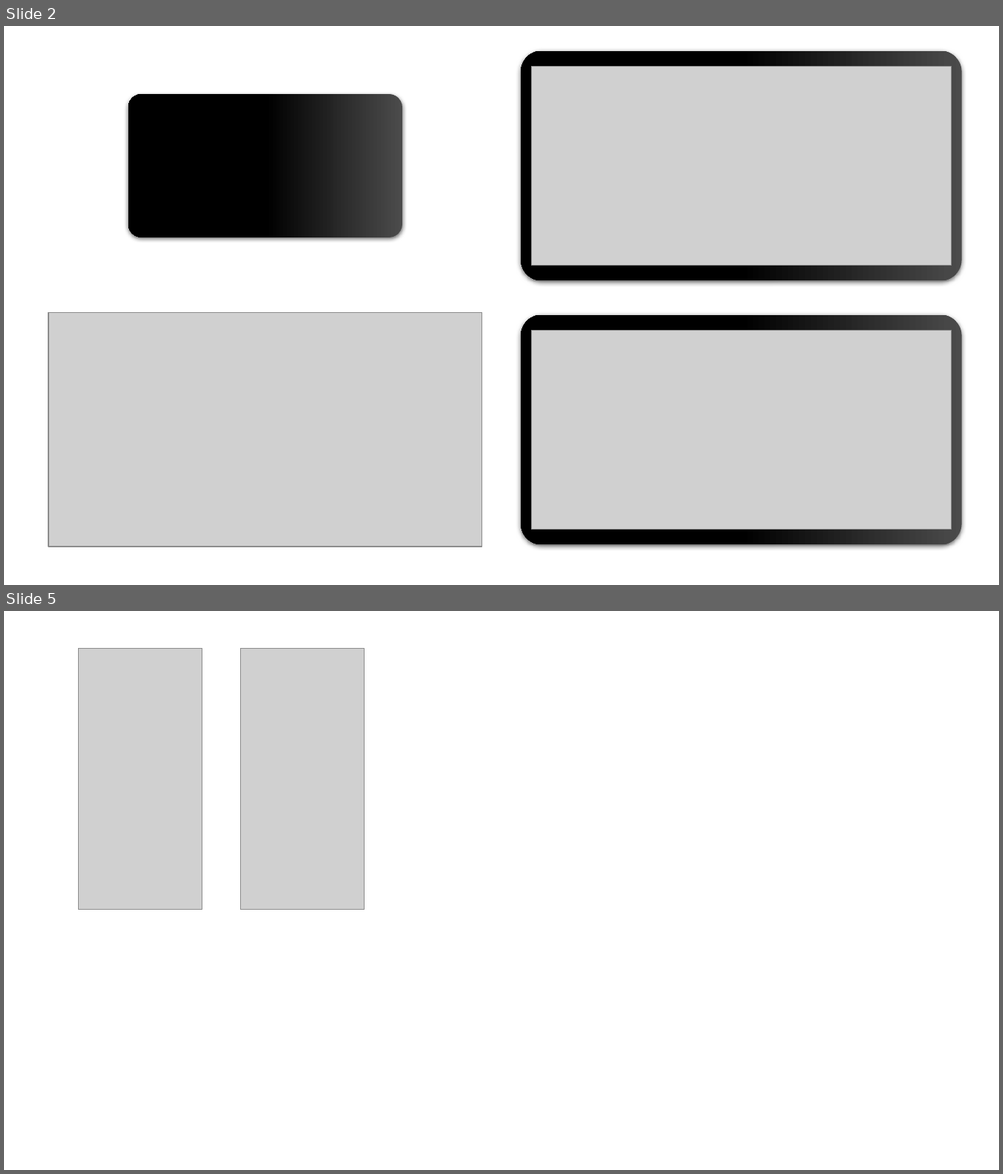
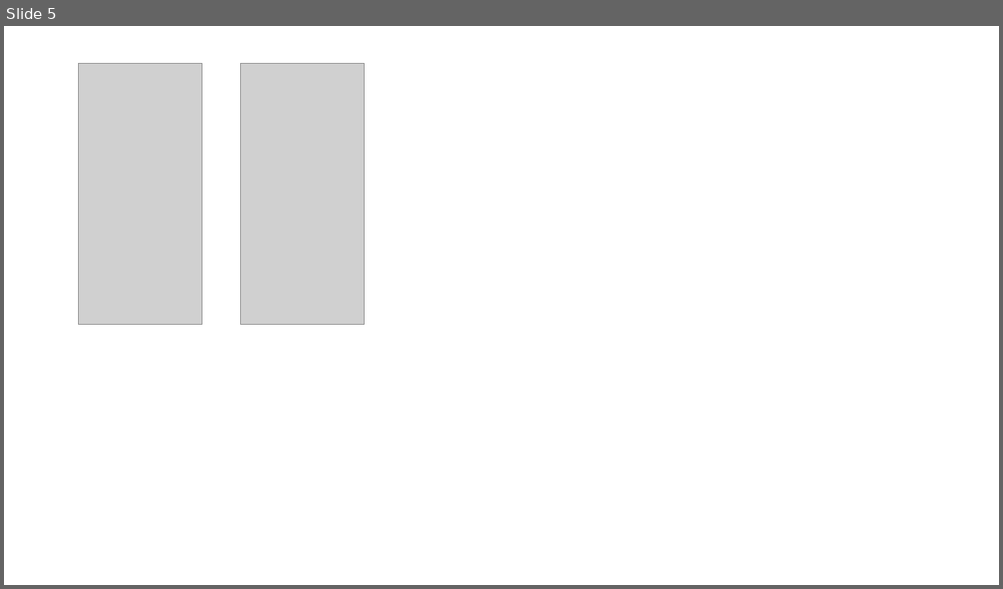
Before and after one commit to lerwine/WguScheduler356334, a slide deck: StoryBoards.pptx. Shown one above the other, each under a label of ours: slides 2 and 5 before the commit, slide 5 after it; the slides between them are not shown. The pictures are 1003x1174 and 1003x589 pixels, drawn with LibreOffice and Linux fonts; fonts in the diff are those of the drawing; grey boxes stand for pictures. Boxes give left, top, right and bottom in pixels: in the first picture for what was removed or moved away, otherwise in the second. Text is boxed around its words. In the diff, an @@ line names an element or a change of style, - is before the commit and + after.

```diff
--- a/StoryBoards.pptx
+++ b/StoryBoards.pptx
@@ slide 2 removed at [4, 26, 999, 585], background #FFFFFF @@
@@ rounded rectangle removed at [521, 51, 962, 281] @@
@@ picture removed at [531, 66, 950, 266] @@
@@ rounded rectangle removed at [128, 94, 402, 238] @@
@@ picture removed at [48, 313, 482, 548] @@
@@ rounded rectangle removed at [521, 315, 962, 545] @@
@@ picture removed at [531, 330, 950, 530] @@
```
Also in this commit, not shown: 2 slides changed, 1 slide added, 18 other files.
